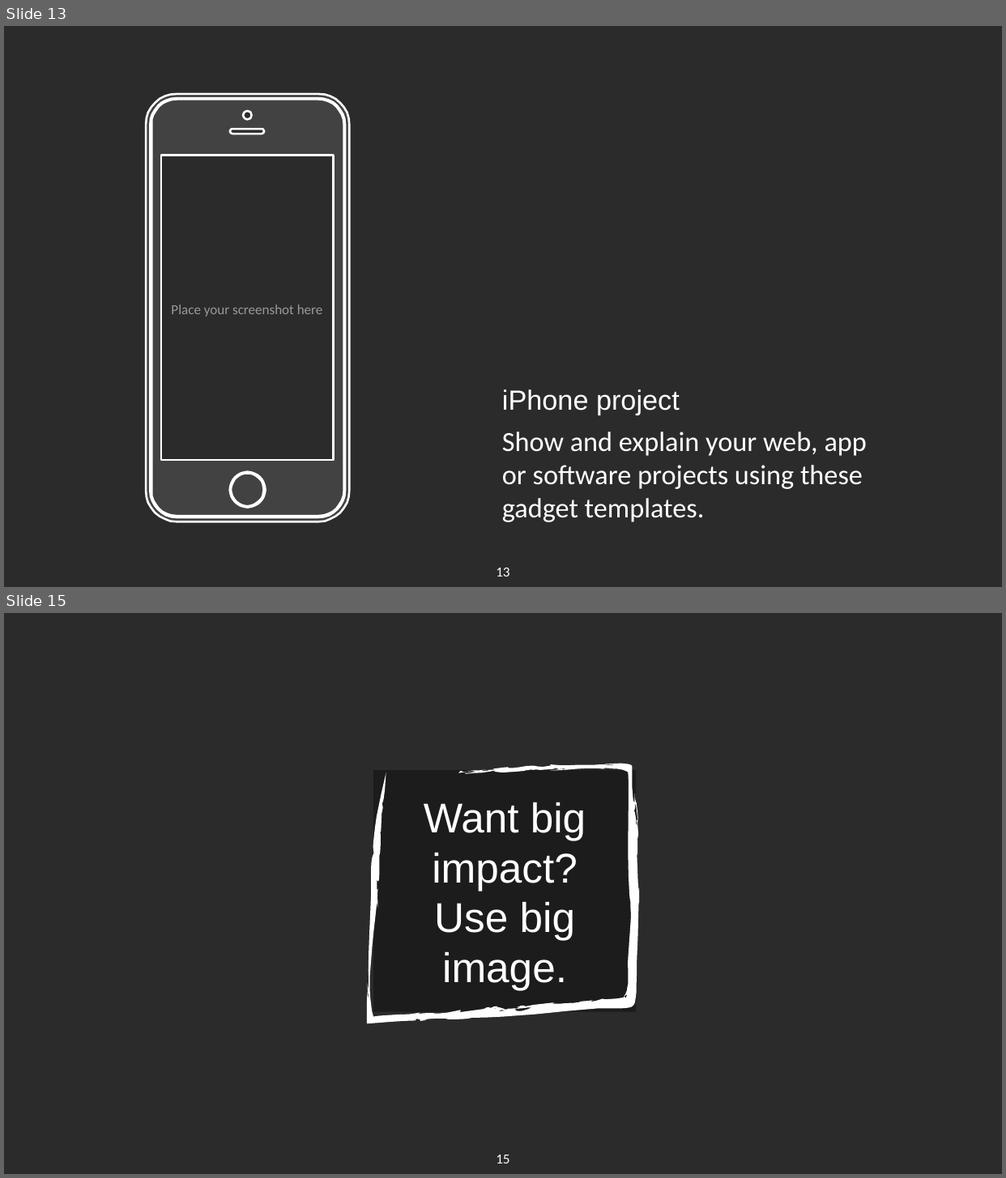
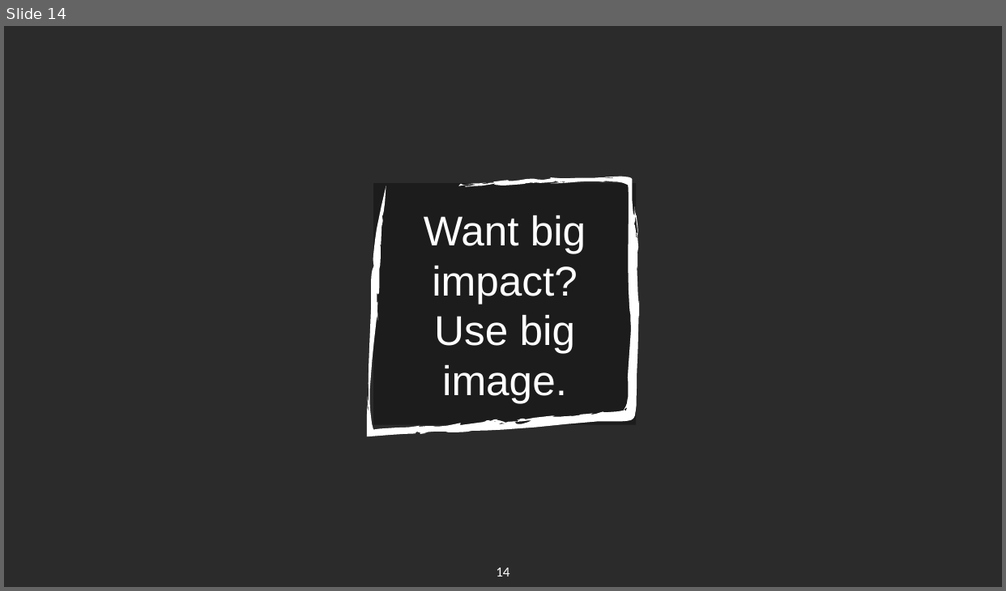
Before and after one commit to Power50015/Sho8lana, a slide deck: Documantions/Ursula · SlidesCarnival.pptx. Shown one above the other, each under a label of ours: slides 13 and 15 before the commit, slide 14 after it; the slides between them are not shown. The pictures are 1006x1178 and 1006x591 pixels, drawn with LibreOffice and Linux fonts; fonts in the diff are those of the drawing; background and template pictures are left out; a plain dark background stands for a picture behind light text. Boxes give left, top, right and bottom in pixels: in the first picture for what was removed or moved away, otherwise in the second. Text is boxed around its words. In the diff, an @@ line names an element or a change of style, - is before the commit and + after.

```diff
--- a/Documantions/Ursula · SlidesCarnival.pptx
+++ b/Documantions/Ursula · SlidesCarnival.pptx
@@ slide 13 removed at box(4, 26, 1002, 587), background picture (left out) @@
@@ freeform shape removed at box(146, 94, 349, 522) @@
@@ text removed at box(171, 305, 323, 317) @@
-Place your screenshot here
@@ text removed at box(502, 390, 867, 523) @@
-iPhone project
-Show and explain your web, app or software projects using these gadget templates.
@@ page number removed at box(496, 568, 509, 577) @@
-13
@@ what was slide 15 is now slide 14 @@
@@ page number at box(496, 568, 509, 577): text changed @@
-15
+14
```
Also in this commit, not shown: 12 slides changed, 8 other files.
